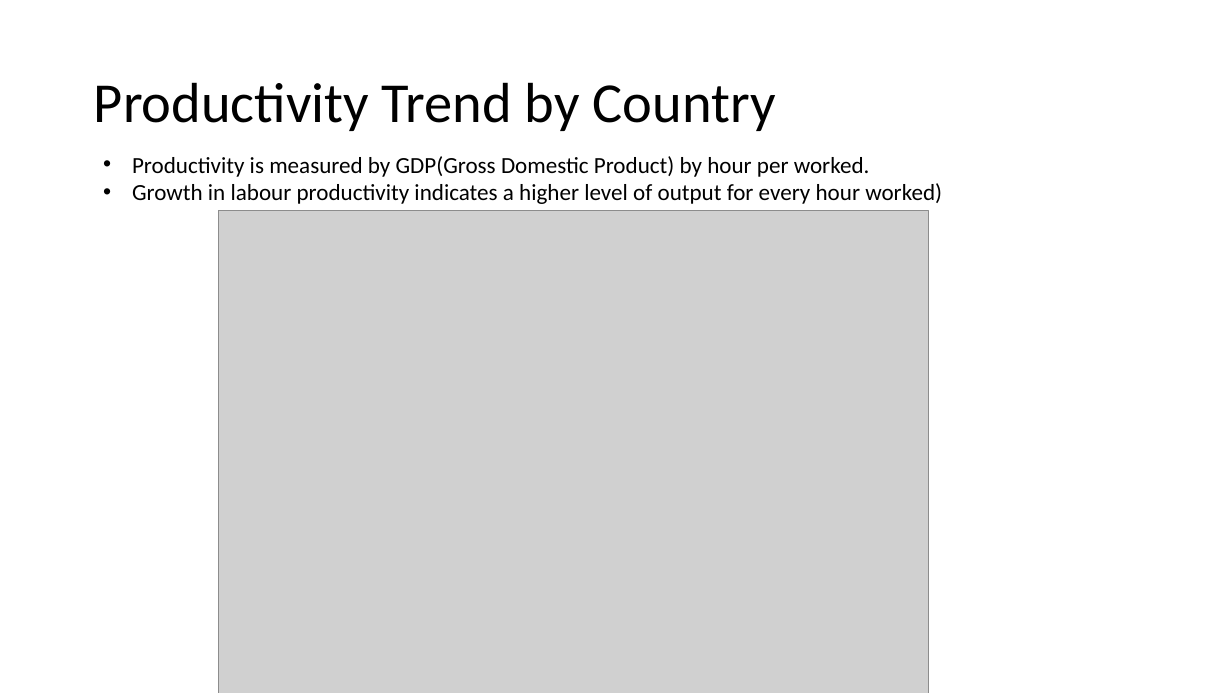
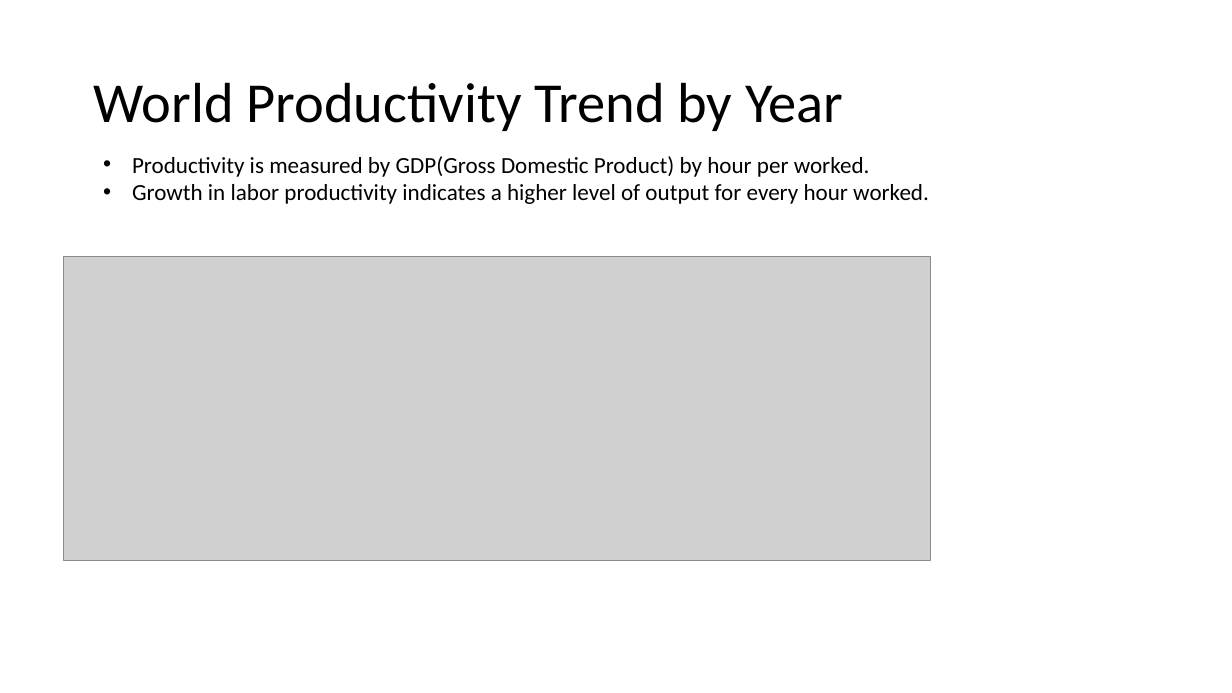
Before and after one commit to andrewboring/Confabulators_Project_1, a slide deck: slide 7 of Coffee and Productivity.pptx (slide 8 before the commit). Drawn at 1232x693 pixels with LibreOffice and Linux fonts; fonts in the diff are those of the drawing; grey boxes stand for pictures. Boxes give left, top, right and bottom in pixels: in the first picture for what was removed or moved away, otherwise in the second. Text is boxed around its words. In the diff, an @@ line names an element or a change of style, - is before the commit and + after.

```diff
--- a/Coffee and Productivity.pptx
+++ b/Coffee and Productivity.pptx
@@ title at (x1=94, y1=82, x2=843, y2=131): text changed @@
-Productivity Trend by Country
+World Productivity Trend by Year
@@ text at (x1=132, y1=184, x2=929, y2=204): text changed @@
-• Growth in labour productivity indicates a higher level of output for every hour worked)
+• Growth in labor productivity indicates a higher level of output for every hour worked.
@@ picture resized from (x1=219, y1=211, x2=929, y2=693) to (x1=64, y1=257, x2=931, y2=561) @@
```
Also in this commit, not shown: 9 other slides changed, 2 slides added, 5 slides removed.
